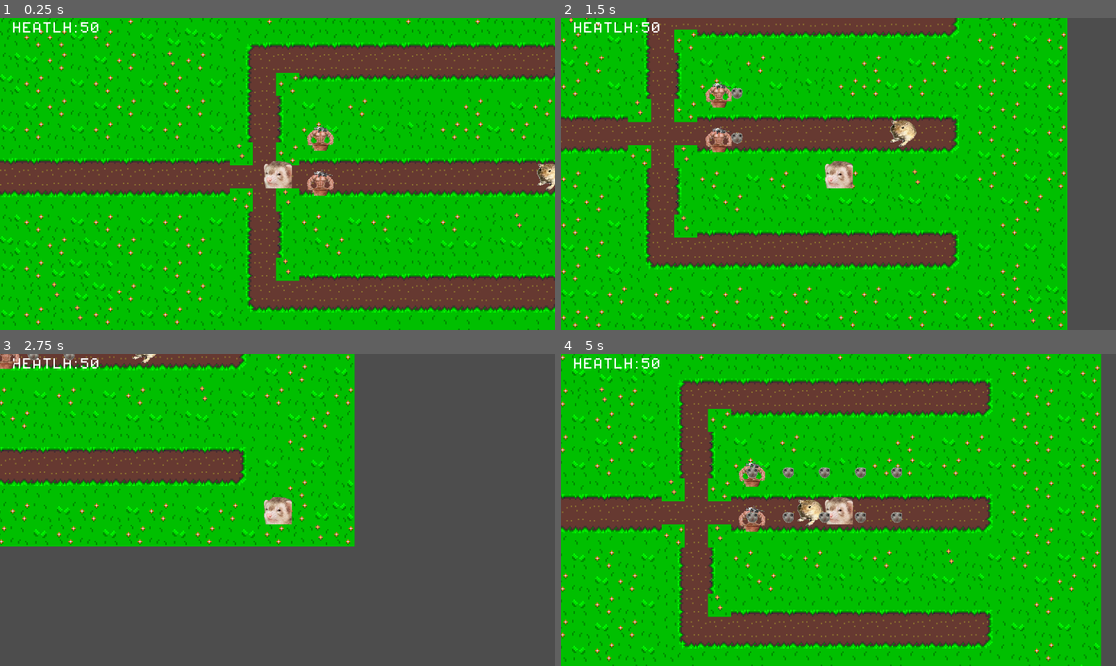
Above: before the commit, frames 1-4 (two rows, left to right).
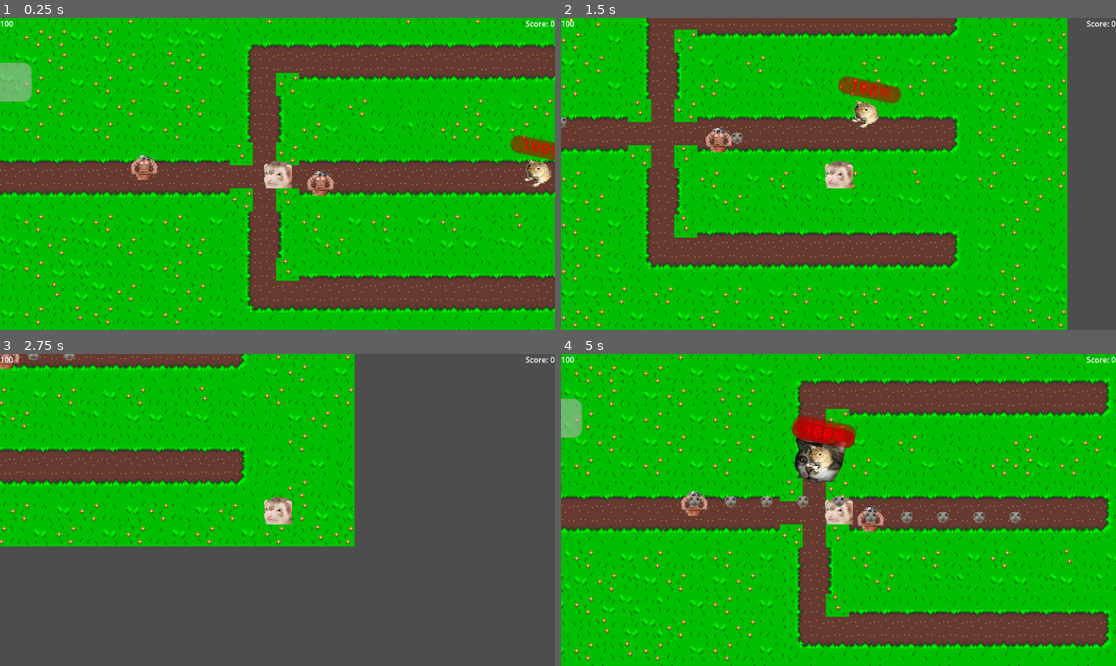
Above: after the commit, the same moments.

Repository: ConstantinBalan/2D_TowerDefense
Game: Godot game, scene res://Scenes/Levels/defense_level.tscn
The game is run twice, just before and just after one commit, with the same random seed, the same clock (stepped at 60 frames per second) and the same inputs.
Inputs:
- Up to frame 1 (0.25 s): no input
- Up to frame 2 (1.5 s): hold D (MoveRight) 0.53-1.28 s; hold S (MoveDown) from 1.28 s (still down)
- Up to frame 3 (2.75 s): release S (MoveDown) at 2.03 s; hold D (MoveRight) from 2.03 s (still down)
- Up to frame 4 (5 s): release D (MoveRight) at 2.78 s; hold W (MoveUp) 2.78-3.53 s; hold A (MoveLeft) from 3.53 s (still down)

The runs differ from the first frame. In frame 1, 2.3% of the frame differs, in the area x 0-100%, y 0-56%; in frame 2, 1.8%; in frame 3, 0.3%; in frame 4, 38%, in the area x 0-100%, y 0-100%.

Commit message:
Updated spawning, added base, and created 2D path for enemies

Diff:
--- a/Scenes/Levels/defense_level.tscn
+++ b/Scenes/Levels/defense_level.tscn
@@ -1,9 +1,14 @@
-[gd_scene load_steps=9 format=3 uid="uid://didfb68gd710c"]
+[gd_scene load_steps=14 format=3 uid="uid://didfb68gd710c"]
 
 [ext_resource type="Texture2D" uid="uid://brfip5pr3myj5" path="res://Assets/grass_spritesheet.png" id="1_kyryt"]
 [ext_resource type="PackedScene" uid="uid://csdpsnunwww4q" path="res://Scenes/player.tscn" id="1_pjtm7"]
+[ext_resource type="Script" path="res://Scripts/game.gd" id="1_wlflx"]
 [ext_resource type="PackedScene" uid="uid://3g0mw4hod0qs" path="res://Scenes/enemy.tscn" id="3_8gehr"]
+[ext_resource type="Script" path="res://Scripts/PathFollow2D.gd" id="4_m2q1o"]
 [ext_resource type="PackedScene" uid="uid://bqc4l7e44c01l" path="res://Scenes/tower.tscn" id="4_mu4hu"]
+[ext_resource type="Script" path="res://Scripts/Spawner.gd" id="5_x0fob"]
+[ext_resource type="PackedScene" uid="uid://btjc5o0j64is3" path="res://Scenes/strong_enemy.tscn" id="6_1d0uj"]
+[ext_resource type="PackedScene" uid="uid://cqrbxh3rh0crp" path="res://Scenes/home_base.tscn" id="7_fjm51"]
 
 [sub_resource type="TileMapPattern" id="TileMapPattern_fjmtb"]
 tile_data = PackedInt32Array(0, 393216, 2, 65536, 262144, 1, 1, 262144, 1, 65537, 327680, 0, 2, 327680, 0, 65538, 393216, 2)
@@ -78,11 +83,12 @@
 
 [sub_resource type="Curve2D" id="Curve2D_tjt71"]
 _data = {
-"points": PackedVector2Array(0, 0, 0, 0, 220, -8, 0, 0, 0, 0, 24.7192, -10.2286, 0, 0, 0, 0, -172, -8)
+"points": PackedVector2Array(0, 0, 0, 0, 220, -8, 0, 0, 0, 0, 40, -48, 0, 0, 0, 0, -172, -8)
 }
 point_count = 3
 
 [node name="DefenseLevel" type="Node2D"]
+script = ExtResource("1_wlflx")
 
 [node name="TileMap" type="TileMap" parent="."]
 tile_set = SubResource("TileSet_6lydd")
@@ -103,11 +109,45 @@
 [node name="Path" type="Path2D" parent="."]
 curve = SubResource("Curve2D_tjt71")
 
-[node name="Enemy" parent="." instance=ExtResource("3_8gehr")]
-position = Vector2(227, -8)
+[node name="PathFollow2D" type="PathFollow2D" parent="Path"]
+position = Vector2(220, -8)
+rotation = -2.92292
+rotates = false
+script = ExtResource("4_m2q1o")
+speed = 0.1
+
+[node name="Spawner" type="Marker2D" parent="Path/PathFollow2D"]
+position = Vector2(-1.99986, 0.0228233)
+rotation = 3.13018
+script = ExtResource("5_x0fob")
+spawn_interval_min = 1.0
+spawn_interval_max = 3.0
+enemies_to_spawn = Array[PackedScene]([ExtResource("3_8gehr"), ExtResource("6_1d0uj")])
 
 [node name="Tower" parent="." instance=ExtResource("4_mu4hu")]
-position = Vector2(63, -36)
+position = Vector2(-59, -16)
 
 [node name="Tower2" parent="." instance=ExtResource("4_mu4hu")]
 position = Vector2(63, -5)
+
+[node name="HomeBase" parent="." instance=ExtResource("7_fjm51")]
+position = Vector2(-276, -87)
+
+[node name="CanvasLayer" type="CanvasLayer" parent="."]
+
+[node name="BaseLifeLabel" type="Label" parent="CanvasLayer"]
+offset_right = 312.0
+offset_bottom = 106.0
+text = "Base Life"
+
+[node name="ScoreLabel" type="Label" parent="CanvasLayer"]
+anchors_preset = 1
+anchor_left = 1.0
+anchor_right = 1.0
+offset_left = -40.0
+offset_bottom = 23.0
+grow_horizontal = 0
+text = "Score"
+
+[connection signal="enemy_died" from="Path/PathFollow2D/Spawner" to="." method="on_fish_died"]
+[connection signal="enemy_died" from="Path/PathFollow2D/Spawner" to="." method="_on_spawner_enemy_died"]
--- a/Scenes/enemy.tscn
+++ b/Scenes/enemy.tscn
@@ -1,13 +1,17 @@
-[gd_scene load_steps=4 format=3 uid="uid://3g0mw4hod0qs"]
+[gd_scene load_steps=5 format=3 uid="uid://3g0mw4hod0qs"]
 
 [ext_resource type="Script" path="res://Scripts/enemy.gd" id="1_kph8i"]
 [ext_resource type="Texture2D" uid="uid://cyt5rexl33dii" path="res://Assets/gerb.png" id="1_w8ltu"]
+[ext_resource type="FontFile" uid="uid://bijycjedvvqrg" path="res://Assets/PixelOperator8.ttf" id="3_44hjw"]
 
 [sub_resource type="CircleShape2D" id="CircleShape2D_bu8mu"]
 
-[node name="Enemy" type="CharacterBody2D"]
+[node name="Enemy" type="CharacterBody2D" groups=["enemy"]]
+collision_mask = 2
 script = ExtResource("1_kph8i")
-speed = 25.0
+speed = 15.0
+health = 15.0
+impact_damage = 5.0
 
 [node name="Sprite2D" type="Sprite2D" parent="."]
 position = Vector2(1, 0)
@@ -16,3 +20,20 @@
 
 [node name="CollisionShape2D" type="CollisionShape2D" parent="."]
 shape = SubResource("CircleShape2D_bu8mu")
+
+[node name="ProgressBar" type="ProgressBar" parent="."]
+unique_name_in_owner = true
+modulate = Color(1, 0, 0, 1)
+anchors_preset = 7
+anchor_left = 0.5
+anchor_top = 1.0
+anchor_right = 0.5
+anchor_bottom = 1.0
+offset_left = -22.0
+offset_top = -16.0
+offset_right = 22.0
+offset_bottom = -12.0
+grow_horizontal = 2
+grow_vertical = 0
+theme_override_fonts/font = ExtResource("3_44hjw")
+theme_override_font_sizes/font_size = 8
--- /dev/null
+++ b/Scenes/home_base.tscn
@@ -0,0 +1,28 @@
+[gd_scene load_steps=4 format=3 uid="uid://cqrbxh3rh0crp"]
+
+[ext_resource type="Script" path="res://Scripts/home_base.gd" id="1_k2cwu"]
+[ext_resource type="Texture2D" uid="uid://c4nskvfa1n6yl" path="res://Assets/elmo.png" id="1_rgoxv"]
+
+[sub_resource type="RectangleShape2D" id="RectangleShape2D_1v1ri"]
+size = Vector2(97.5, 96)
+
+[node name="HomeBase" type="StaticBody2D" groups=["friendly"]]
+position = Vector2(-67, -75)
+collision_layer = 2
+collision_mask = 2
+script = ExtResource("1_k2cwu")
+health = 100.0
+
+[node name="HealthBar" type="ProgressBar" parent="."]
+unique_name_in_owner = true
+offset_left = -1.0
+offset_right = 139.0
+offset_bottom = 27.0
+
+[node name="CollisionShape2D" type="CollisionShape2D" parent="."]
+position = Vector2(65.75, 76)
+shape = SubResource("RectangleShape2D_1v1ri")
+
+[node name="Sprite2D" type="Sprite2D" parent="."]
+position = Vector2(67, 75)
+texture = ExtResource("1_rgoxv")
--- a/Scenes/player.tscn
+++ b/Scenes/player.tscn
@@ -1,8 +1,7 @@
-[gd_scene load_steps=5 format=3 uid="uid://csdpsnunwww4q"]
+[gd_scene load_steps=4 format=3 uid="uid://csdpsnunwww4q"]
 
 [ext_resource type="Texture2D" uid="uid://cd7sn1b7gicn6" path="res://Assets/ang.png" id="1_m8pxw"]
 [ext_resource type="Script" path="res://Scripts/player.gd" id="1_qqlgn"]
-[ext_resource type="FontFile" uid="uid://bijycjedvvqrg" path="res://Assets/PixelOperator8.ttf" id="3_03cvx"]
 
 [sub_resource type="RectangleShape2D" id="RectangleShape2D_xbs8g"]
 
@@ -21,22 +20,3 @@
 
 [node name="Camera2D" type="Camera2D" parent="."]
 zoom = Vector2(3, 3)
-
-[node name="Label" type="Label" parent="Camera2D"]
-anchors_preset = 3
-anchor_left = 1.0
-anchor_top = 1.0
-anchor_right = 1.0
-anchor_bottom = 1.0
-offset_left = -190.0
-offset_top = -105.0
-offset_right = -117.0
-offset_bottom = -81.0
-grow_horizontal = 0
-grow_vertical = 0
-size_flags_vertical = 0
-theme_override_fonts/font = ExtResource("3_03cvx")
-theme_override_font_sizes/font_size = 8
-text = "Placeholder"
-horizontal_alignment = 1
-uppercase = true
--- /dev/null
+++ b/Scenes/strong_enemy.tscn
@@ -0,0 +1,42 @@
+[gd_scene load_steps=5 format=3 uid="uid://btjc5o0j64is3"]
+
+[ext_resource type="Script" path="res://Scripts/enemy.gd" id="1_g4rdd"]
+[ext_resource type="Texture2D" uid="uid://c87xskx06266j" path="res://Assets/monkaCat.png" id="2_20cnq"]
+[ext_resource type="FontFile" uid="uid://bijycjedvvqrg" path="res://Assets/PixelOperator8.ttf" id="3_583ij"]
+
+[sub_resource type="CircleShape2D" id="CircleShape2D_bu8mu"]
+radius = 18.1108
+
+[node name="Enemy" type="CharacterBody2D" groups=["enemy"]]
+collision_mask = 2
+script = ExtResource("1_g4rdd")
+speed = 5.0
+health = 30.0
+impact_damage = 5.0
+
+[node name="Sprite2D" type="Sprite2D" parent="."]
+position = Vector2(-0.5, 2.98023e-08)
+scale = Vector2(0.128205, 0.13617)
+texture = ExtResource("2_20cnq")
+flip_h = true
+
+[node name="CollisionShape2D" type="CollisionShape2D" parent="."]
+position = Vector2(1, 0)
+shape = SubResource("CircleShape2D_bu8mu")
+
+[node name="ProgressBar" type="ProgressBar" parent="."]
+unique_name_in_owner = true
+modulate = Color(1, 0, 0, 1)
+anchors_preset = 7
+anchor_left = 0.5
+anchor_top = 1.0
+anchor_right = 0.5
+anchor_bottom = 1.0
+offset_left = -22.0
+offset_top = -28.0
+offset_right = 22.0
+offset_bottom = -16.0
+grow_horizontal = 2
+grow_vertical = 0
+theme_override_fonts/font = ExtResource("3_583ij")
+theme_override_font_sizes/font_size = 8
--- a/Scenes/tower.tscn
+++ b/Scenes/tower.tscn
@@ -7,7 +7,7 @@
 [sub_resource type="RectangleShape2D" id="RectangleShape2D_7qb7e"]
 size = Vector2(19, 18)
 
-[node name="Tower" type="Node2D"]
+[node name="Tower" type="Node2D" groups=["friendly"]]
 script = ExtResource("1_vp4qx")
 
 [node name="Sprite2D" type="Sprite2D" parent="."]
--- /dev/null
+++ b/Scripts/PathFollow2D.gd
@@ -0,0 +1,7 @@
+extends PathFollow2D
+
+@export var speed : float
+
+
+func _process(delta):
+	progress_ratio += speed * delta
--- /dev/null
+++ b/Scripts/Spawner.gd
@@ -0,0 +1,24 @@
+extends Marker2D
+
+@export var spawn_interval_min : float
+@export var spawn_interval_max : float
+@export var enemies_to_spawn : Array[PackedScene]
+
+signal enemy_died()
+
+func _ready():
+	spawn_enemy()
+
+func spawn_enemy():
+	var spawnable_enemy = enemies_to_spawn.pick_random()
+	var enemy = spawnable_enemy.instantiate()
+
+	enemy.died.connect(on_enemy_died)
+	#enemy.speed = 25
+	#enemy.health = 20
+	add_child(enemy)
+
+	get_tree().create_timer(randf_range(spawn_interval_min, spawn_interval_max)).timeout.connect(spawn_enemy)
+
+func on_enemy_died():
+	enemy_died.emit()
--- a/Scripts/bullet.gd
+++ b/Scripts/bullet.gd
@@ -1,6 +1,7 @@
 extends Node2D
 
 @export var speed : float
+@export var damage : float
 
 func _physics_process(delta):
 	global_position += Vector2(speed * delta, 0)
@@ -8,4 +9,7 @@
 
 
 func _on_area_2d_body_entered(body):
-	print("Hit " + str(body))
+	if body.is_in_group("enemy"):
+		if body.has_method("take_damage"):
+			body.take_damage(damage)
+			queue_free()
--- a/Scripts/enemy.gd
+++ b/Scripts/enemy.gd
@@ -1,7 +1,35 @@
 extends CharacterBody2D
 
 @export var speed : float
+@export var health : float
+@export var impact_damage : float
+@onready var health_bar = %ProgressBar
+
+signal died()
+
+func _ready():
+	health_bar.max_value = health
+	health_bar.value = health
 
 func _physics_process(delta):
-	velocity.x = -speed
-	move_and_slide()
+	#velocity.x = -speed
+	#move_and_slide()
+
+	var collision_count = get_slide_collision_count()
+	for i in collision_count:
+		var collision_info = get_slide_collision(i)
+		var collider = collision_info.get_collider()
+
+		if collider.has_method("take_damage"):
+			collider.take_damage(impact_damage)
+			died.emit()
+			queue_free()
+
+func take_damage(damage: float):
+	health -= damage
+	health_bar.value = health
+
+	if health <= 0:
+		print("enemy died")
+		died.emit()
+		queue_free()
--- /dev/null
+++ b/Scripts/game.gd
@@ -0,0 +1,23 @@
+extends Node2D
+
+@onready var home_base = $HomeBase
+@onready var base_life_label = $CanvasLayer/BaseLifeLabel
+@onready var score_label = $CanvasLayer/ScoreLabel
+
+var points : int
+
+func _ready():
+	score_label.text = "Score: 0"
+	#This subscribes to the point_counted signal
+
+
+func _process(delta):
+	base_life_label.text = str(home_base.health)
+
+	if home_base.health == 0:
+		print("game over")
+		get_tree().reload_current_scene()
+
+func on_fish_died():
+	points += 1
+	score_label.text = "Score: " + str(points)
--- /dev/null
+++ b/Scripts/home_base.gd
@@ -0,0 +1,20 @@
+extends StaticBody2D
+
+
+@export var health : float
+@onready var health_bar = %HealthBar
+
+
+func _ready():
+	health_bar.max_value = health
+	health_bar.value = health
+
+func take_damage(damage: float):
+	health -= damage
+	health_bar.value = health
+
+	#maybe having a signal emit to the game when the health
+	#hits 0 would be. Nevermind I already do this in game.gd
+	#This functionally doesn't do shit
+	if health <= 0:
+		print("you died")
--- a/Scripts/player.gd
+++ b/Scripts/player.gd
@@ -2,7 +2,7 @@
 extends CharacterBody2D
 
 @export var Health : int
-@onready var label = $Camera2D/Label
+
 
 
 @export var speed = 150.0
@@ -10,8 +10,7 @@
 
 
 func _ready():
-	label.text = str("Heatlh:" + str(Health))
-
+	pass
 
 func _physics_process(delta):
 
--- /dev/null
+++ b/Scripts/point_counter.gd
@@ -0,0 +1,6 @@
+extends Node
+
+signal point_counted()
+
+func count_point():
+	point_counted.emit()
--- a/Scripts/tower.gd
+++ b/Scripts/tower.gd
@@ -1,5 +1,6 @@
 extends Node2D
 @onready var timer = $Timer
+
 
 func _ready():
 	timer.start()
@@ -9,4 +10,8 @@
 	const BULLET = preload("res://Scenes/bullet.tscn")
 	var bullet = BULLET.instantiate()
 	bullet.speed = 25.0
-	add_child(bullet)
+	bullet.damage = 5.0
+
+	bullet.global_position = global_position
+
+	get_parent().add_child(bullet)
Binary file added: Assets/elmo.png
Not shown, added: Assets/elmo.png.import
Binary file added: Assets/monkaCat.png
Not shown, added: Assets/monkaCat.png.import
Binary file added: Scenes/897891147710599198.gif
